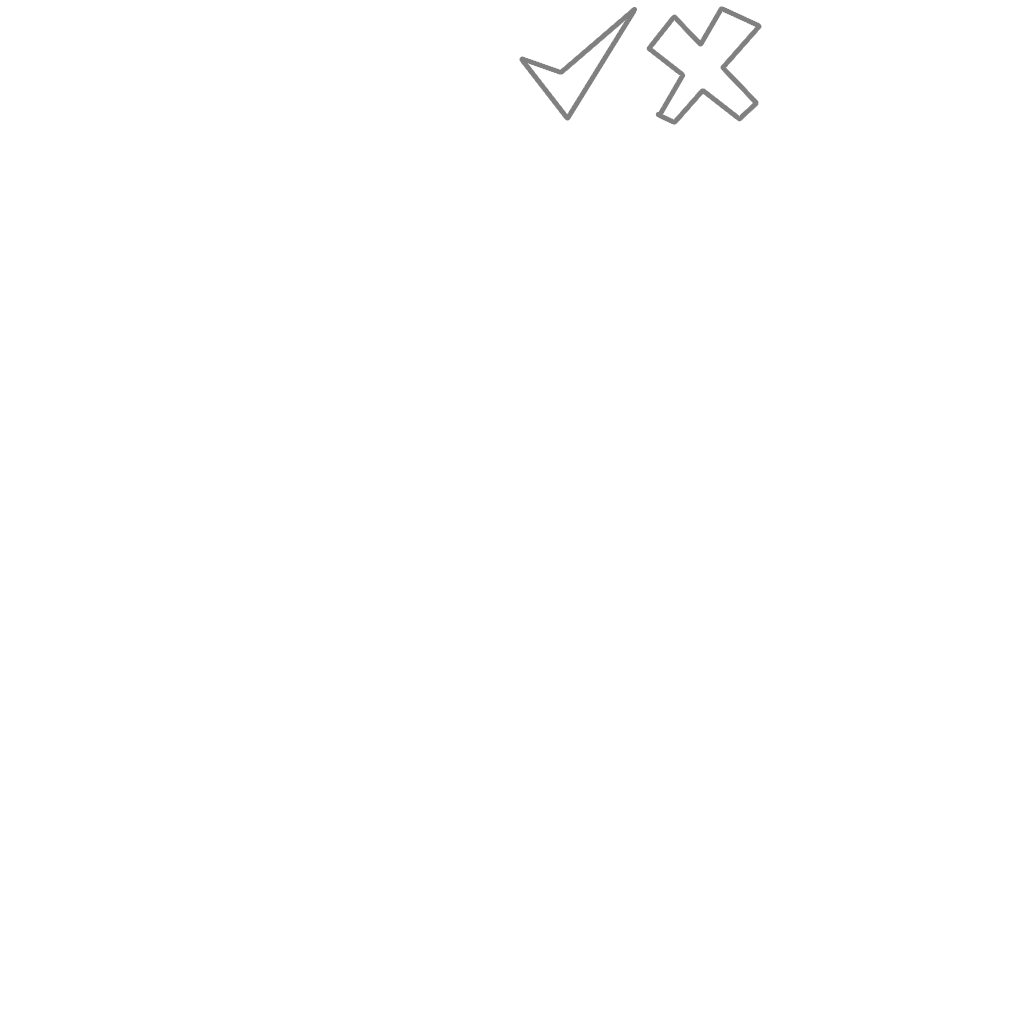
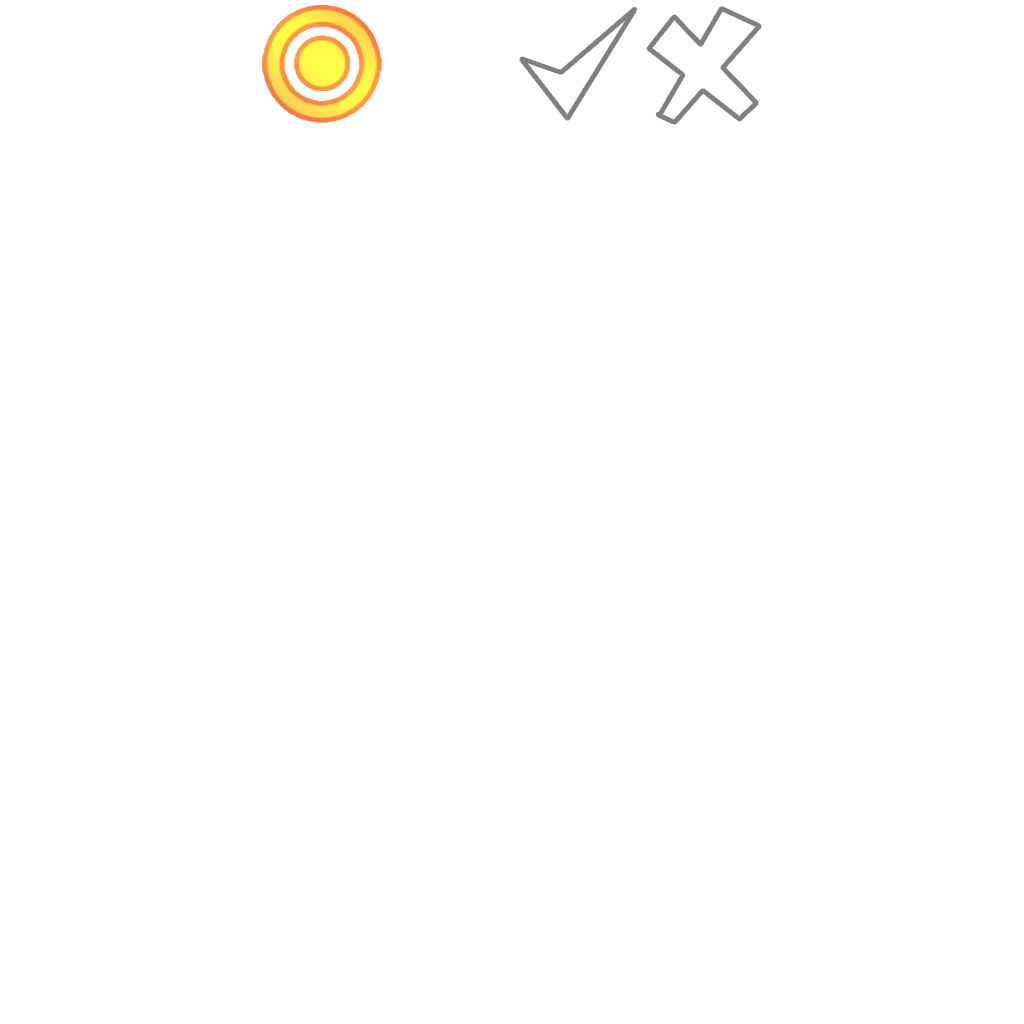
The second 1024 x 1024 image is a revision of the first. Changes to its layers:
painted on "Symbol_Geo" over [284, 24, 362, 101]
